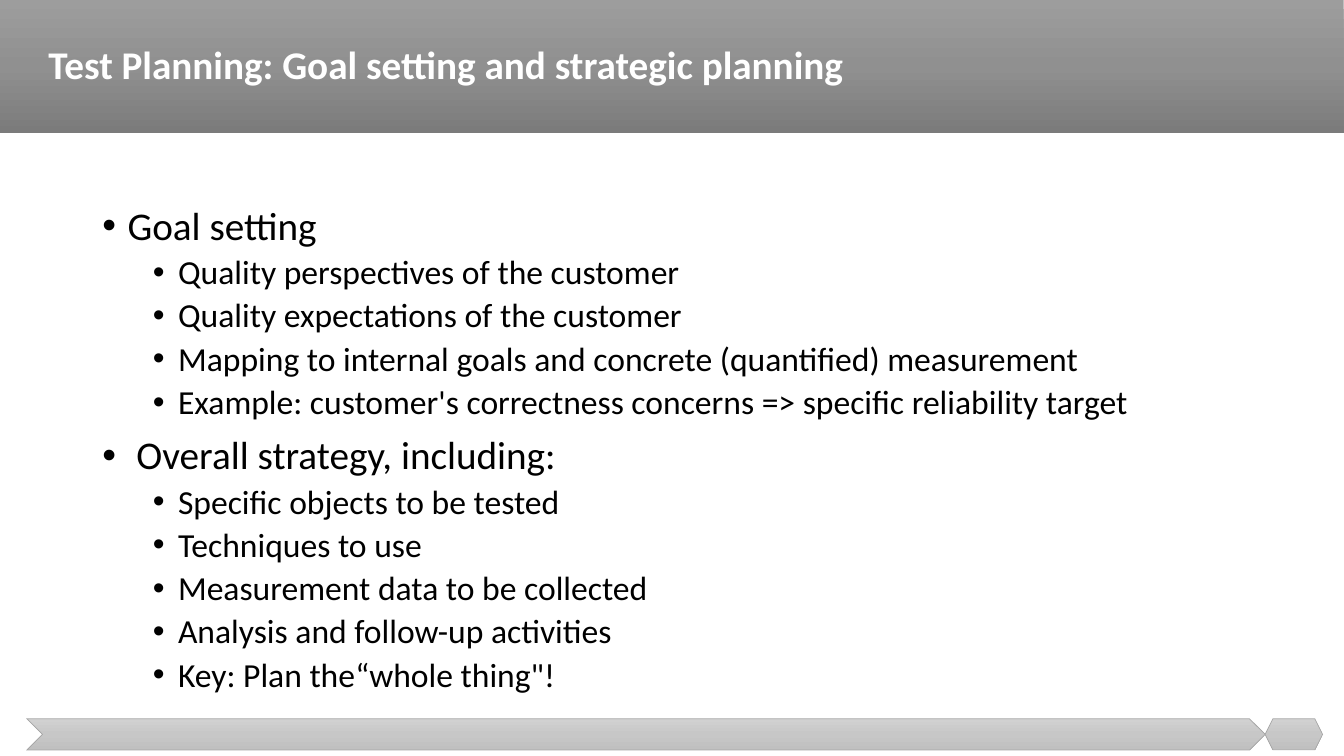
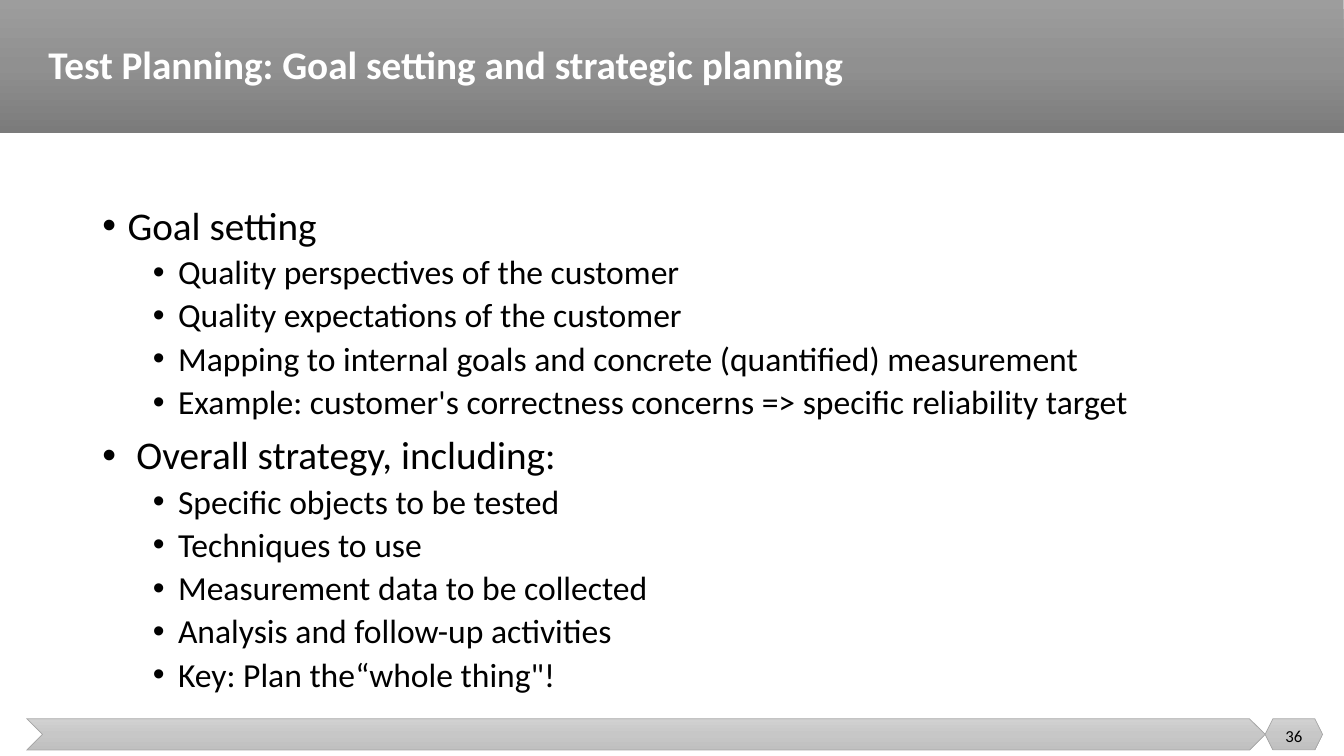
Before and after one commit to malenezi/malenezi, a slide deck: slide 36 of SE401/Lectures/5-Test Management/Test Management.pptx (slide 37 before the commit). Drawn at 1344x756 pixels with LibreOffice and Linux fonts; fonts in the diff are those of the drawing. Boxes give left, top, right and bottom in pixels: in the first picture for what was removed or moved away, otherwise in the second. Text is boxed around its words. In the diff, an @@ line names an element or a change of style, - is before the commit and + after.

```diff
--- a/SE401/Lectures/5-Test Management/Test Management.pptx
+++ b/SE401/Lectures/5-Test Management/Test Management.pptx
@@ page number added at [1285,730,1302,742], 12 pt, text #000000 @@
+36
```
Also in this commit, not shown: 20 other slides changed, 2 slides removed, 2 other files.
